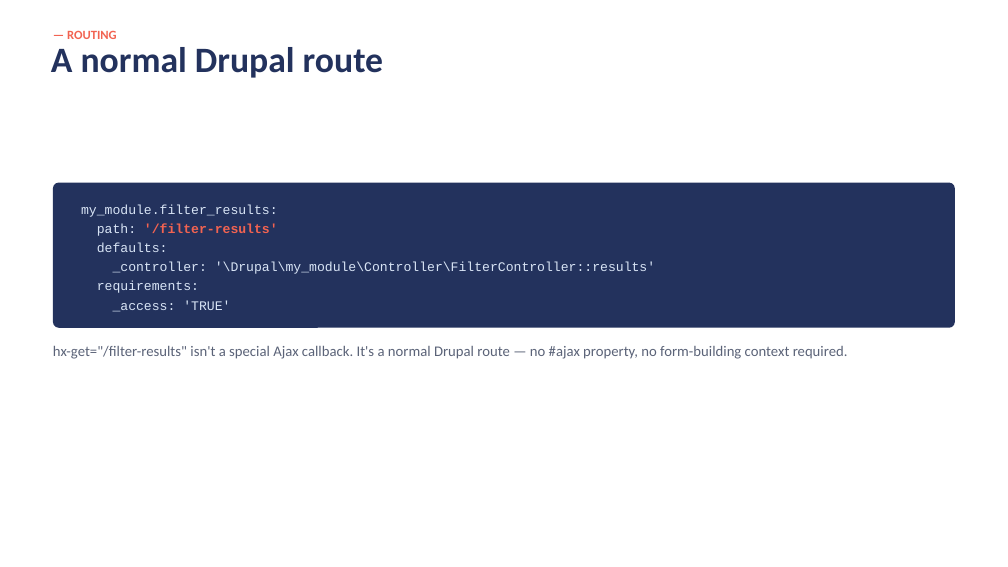
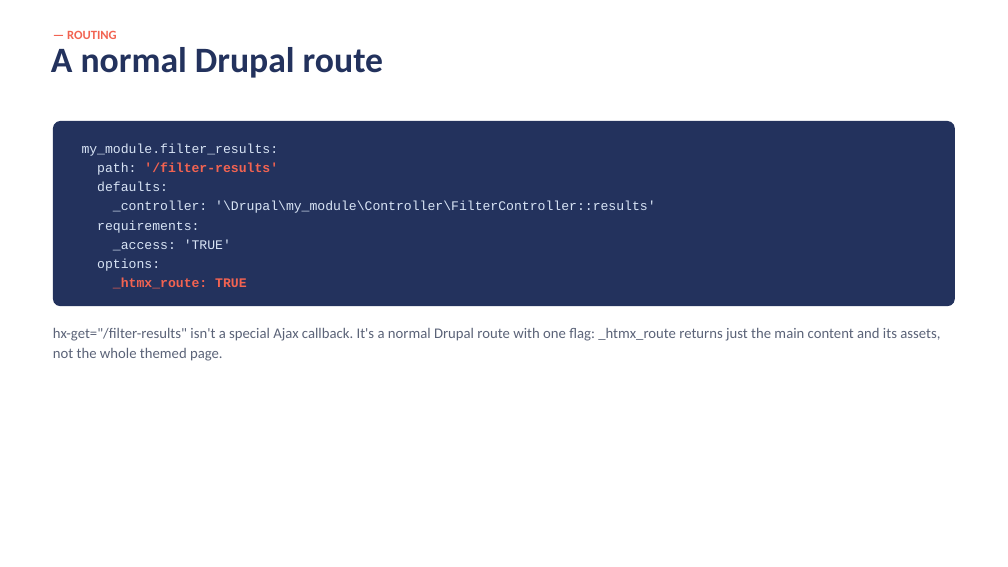
Before and after one commit to RChaubey16/drupalcon-rotterdam-session, a slide deck: slide 25 of Ajax to HTMX.pptx. Drawn at 1008x567 pixels with LibreOffice and Linux fonts; fonts in the diff are those of the drawing; background and template pictures are left out. Boxes give left, top, right and bottom in pixels: in the first picture for what was removed or moved away, otherwise in the second. Text is boxed around its words. In the diff, an @@ line names an element or a change of style, - is before the commit and + after.

Commit message:
session content updates

```diff
--- a/Ajax to HTMX.pptx
+++ b/Ajax to HTMX.pptx
@@ rounded rectangle "my_module.filter_results:": place and size @@
-rounded rectangle "my_module.filter_results:" at [53, 182, 955, 327]
+rounded rectangle "my_module.filter_results:" at [53, 121, 955, 306]
@@ text in rounded rectangle at [97, 259, 246, 289]: paragraphs added @@
+options:
+_htmx_route: TRUE
@@ text at [53, 328, 940, 361]: text changed @@
-hx-get="/filter-results" isn't a special Ajax callback. It's a normal Drupal route — no #ajax property, no form-building context required.
+hx-get="/filter-results" isn't a special Ajax callback. It's a normal Drupal route with one flag: _htmx_route returns just the main content and its assets, not the whole themed page.
```
Also in this commit, not shown: 10 other slides changed, 12 slides added, 7 other files.
